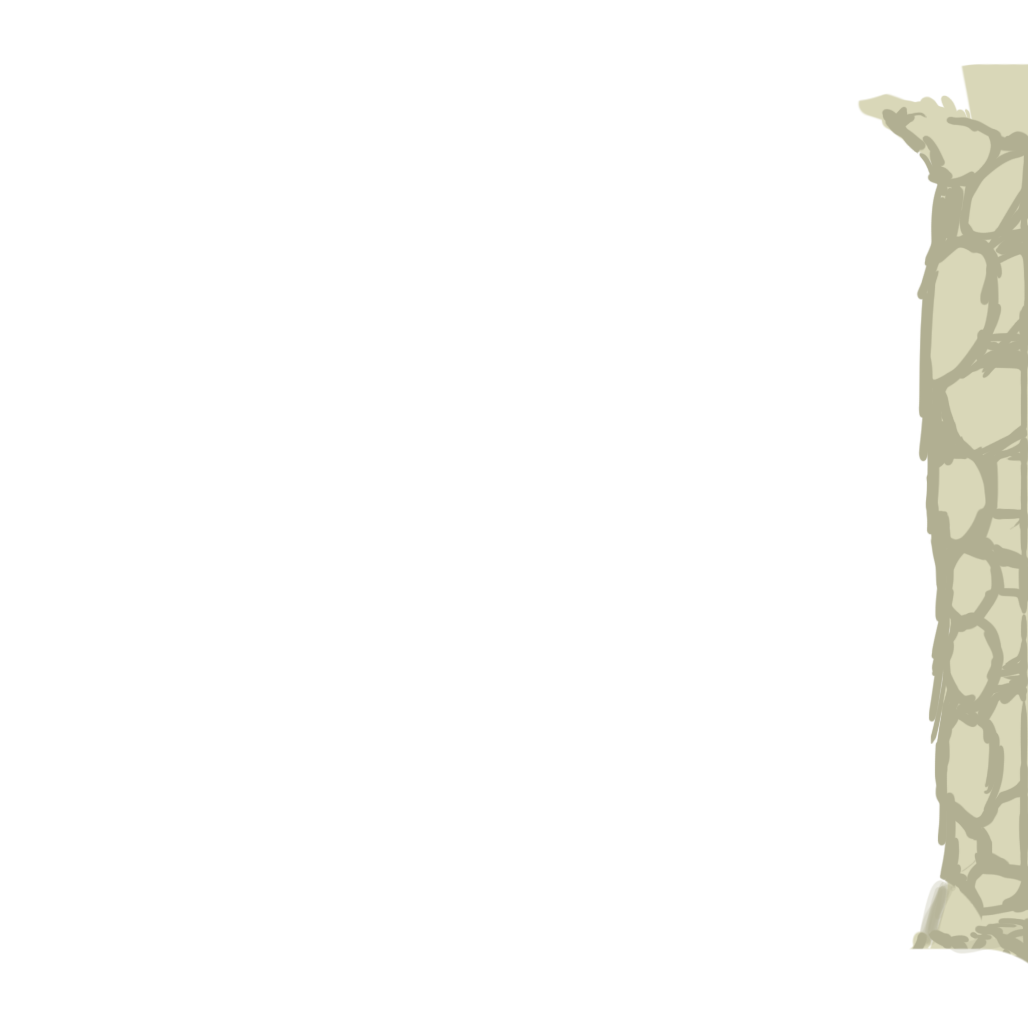
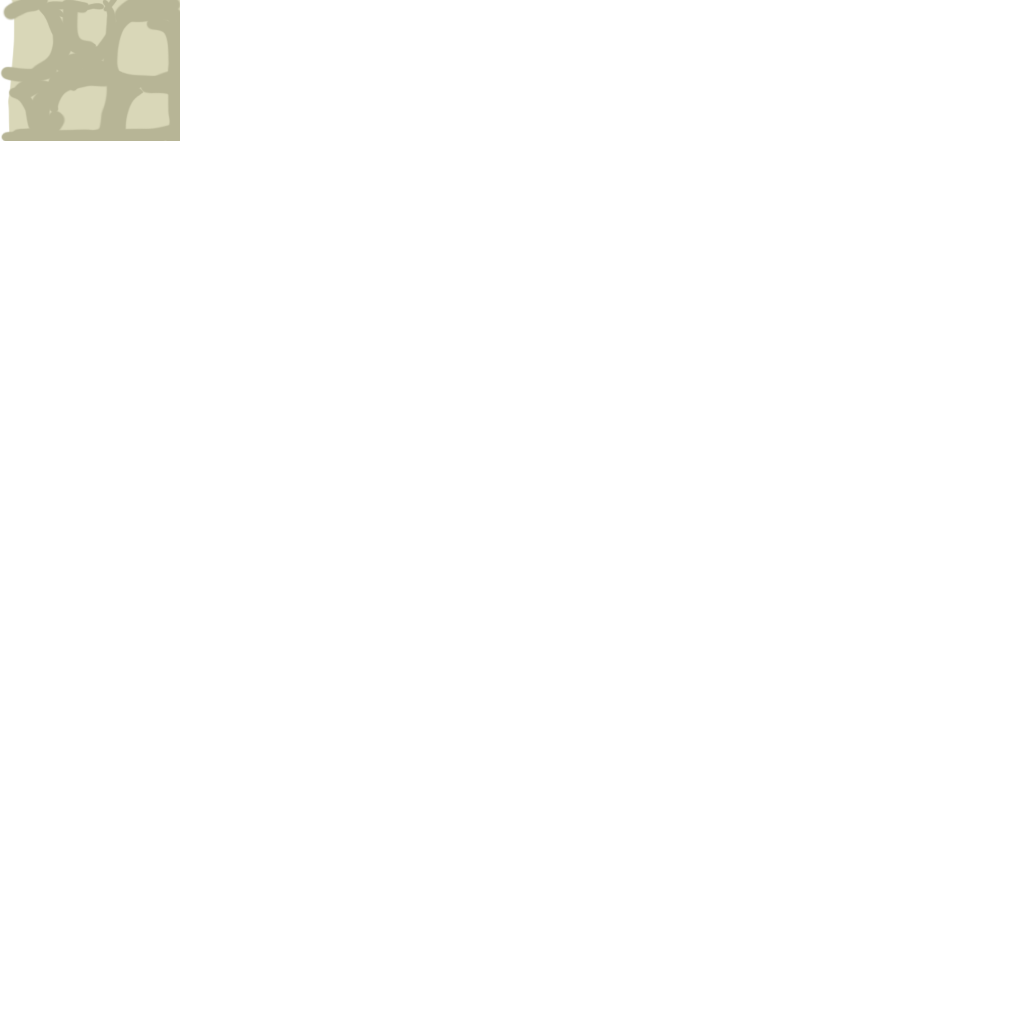
Layered file, before and after one edit (1028×1028). Changes by layer:
painted on "Layer 3" over bbox(0, 0, 1028, 923)
removed layer "Layer 2" over bbox(857, 63, 1028, 964)
